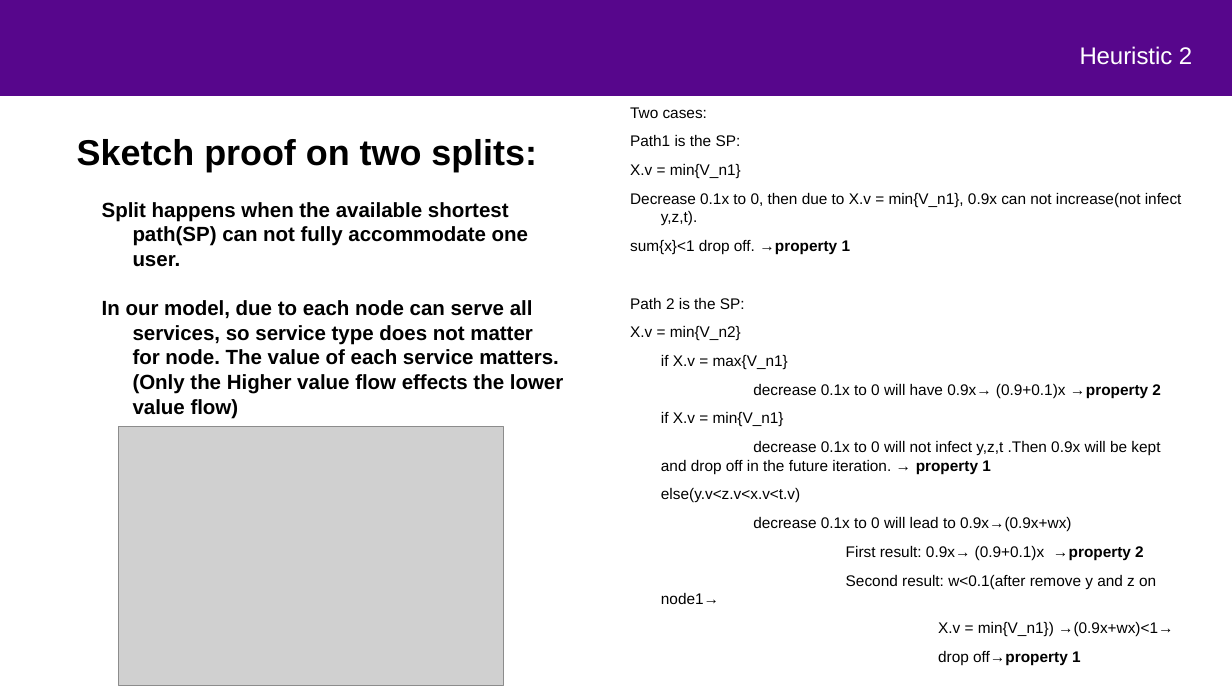
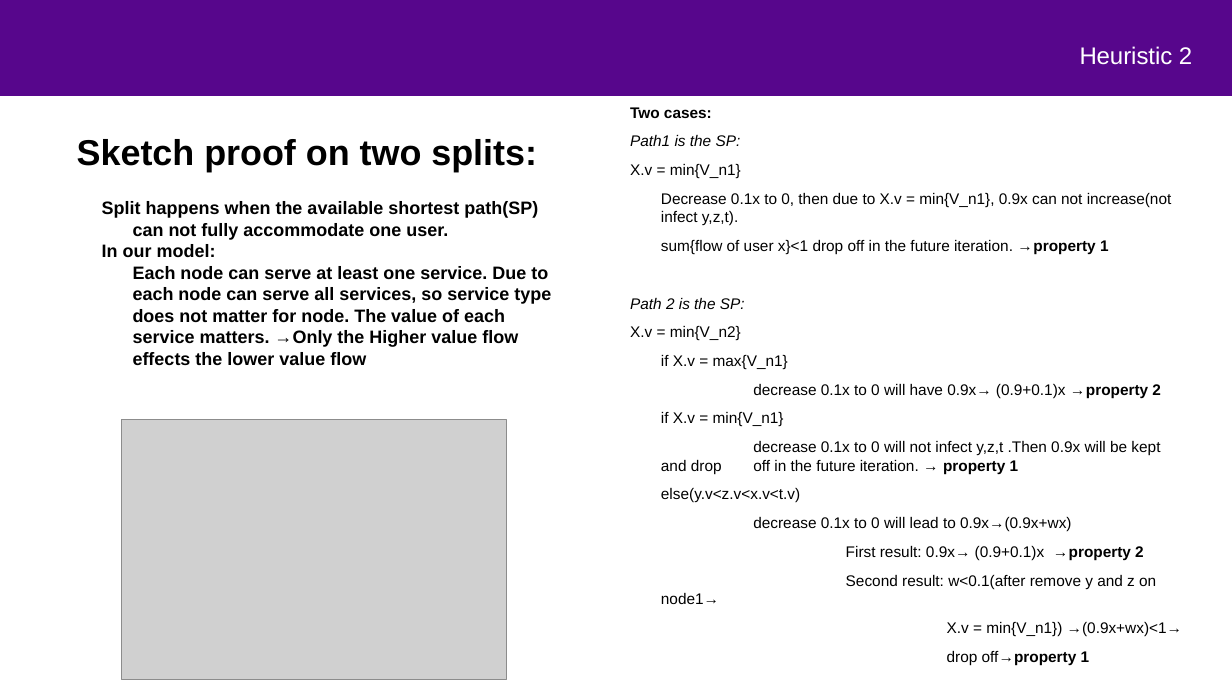
Before and after one commit to mustafafu/mec_request_routing, a slide deck: slide 6 of common_script/part2.pptx. Drawn at 1232x693 pixels with LibreOffice and Linux fonts; fonts in the diff are those of the drawing; grey boxes stand for pictures; background and template pictures are left out. Boxes give left, top, right and bottom in pixels: in the first picture for what was removed or moved away, otherwise in the second. Text is boxed around its words. In the diff, an @@ line names an element or a change of style, - is before the commit and + after.

```diff
--- a/common_script/part2.pptx
+++ b/common_script/part2.pptx
@@ text at [630,135,745,309]: bold on in "Two cases:"; italic on in "Path1 is the SP:", "Path 2 is the SP:" @@
@@ text at [102,201,538,240]: size 16 to 14 pt in "Split happens when the available shortest path(SP) ..." @@
@@ text at [102,244,551,365]: text changed; size 16 to 14 pt @@
-In our model, due to each node can serve all services, so service type does not matter for node. The value of each service matters. (Only the Higher value flow effects the lower value flow)
+In our model:
+Each node can serve at least one service. Due to each node can serve all services, so service type does not matter for node. The value of each service matters. →Only the Higher value flow effects the lower value flow
@@ text at [661,240,1109,255]: text changed @@
-sum{x}<1 drop off. →property 1
+sum{flow of user x}<1 drop off in the future iteration. →property 1
@@ picture: place and size @@
-picture at [118,426,504,686]
+picture at [121,420,506,679]
```
Also in this commit, not shown: 4 other slides changed.
